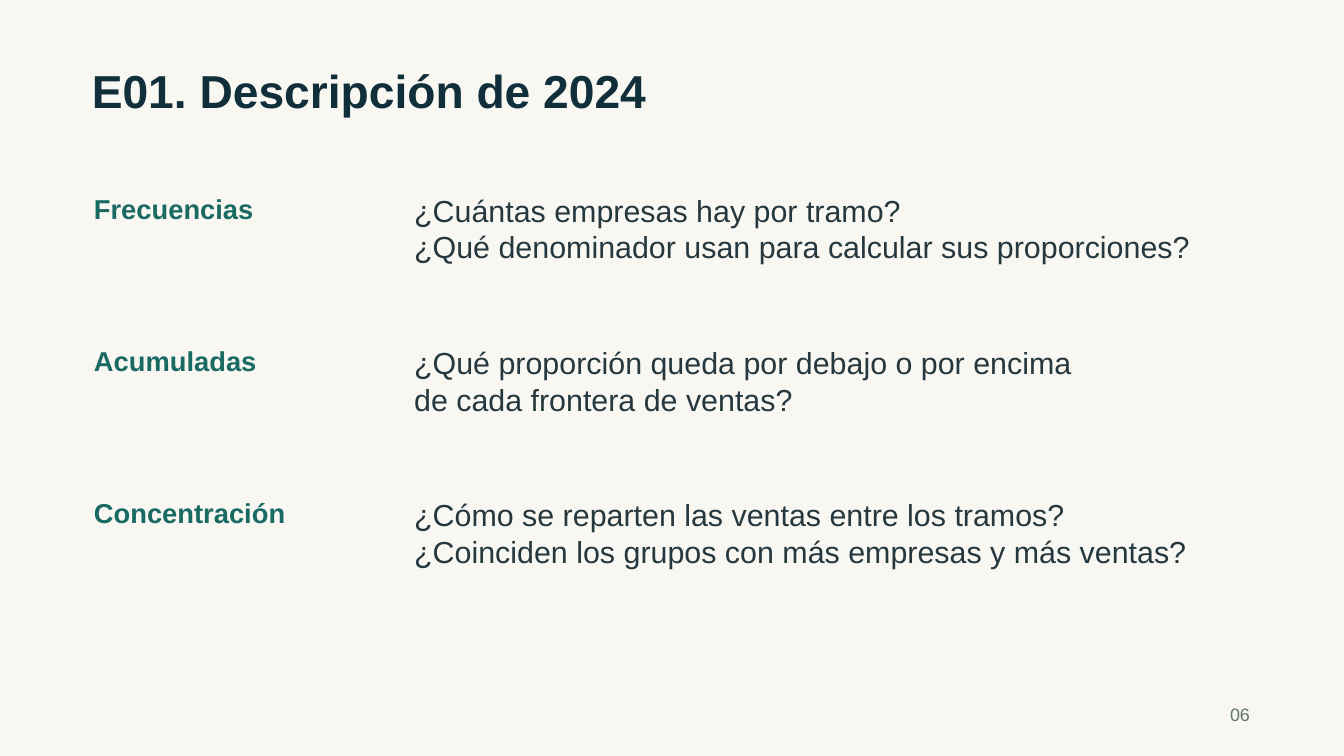
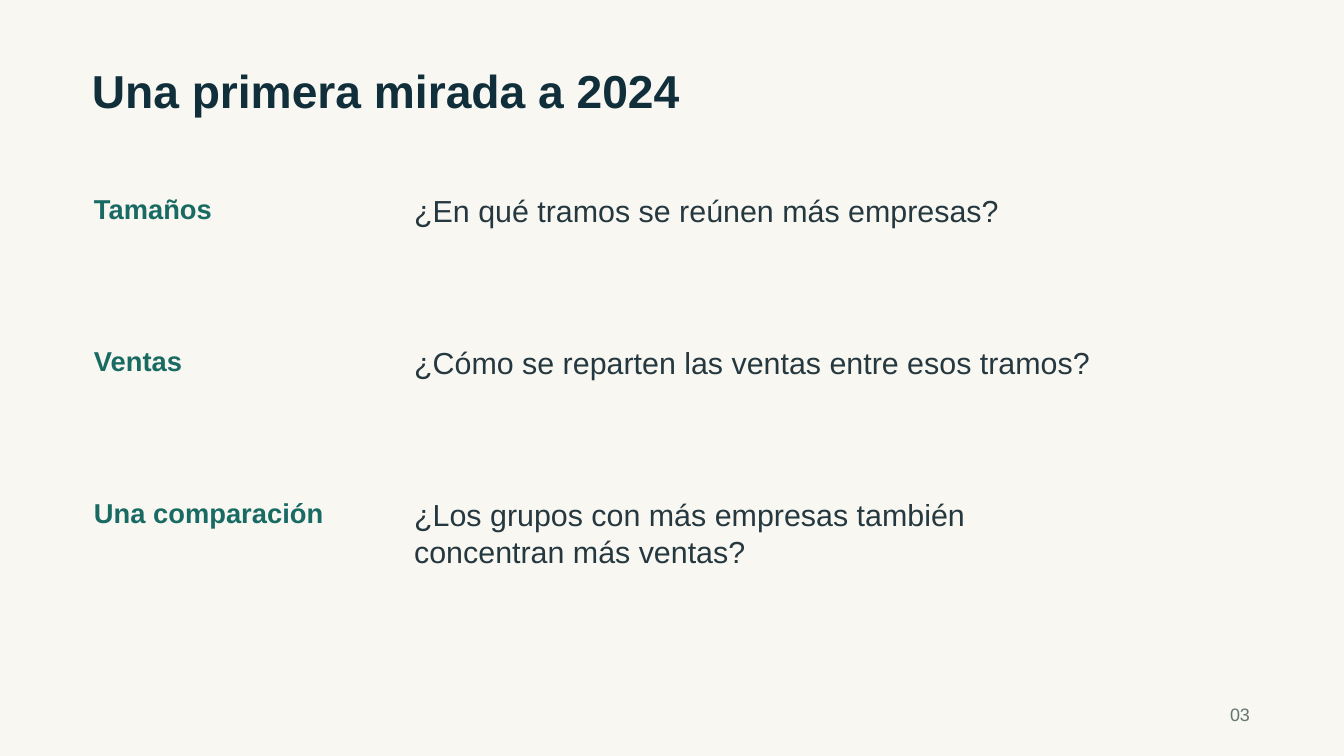
Before and after one commit to nicogarrido/complexity-economics-ai-curso, a slide deck: slide 3 of presentacion/Desafio_01_empresas_chilenas.pptx (slide 6 before the commit). Drawn at 1344x756 pixels with LibreOffice and Linux fonts; fonts in the diff are those of the drawing. Boxes give left, top, right and bottom in pixels: in the first picture for what was removed or moved away, otherwise in the second. Text is boxed around its words. In the diff, an @@ line names an element or a change of style, - is before the commit and + after.

```diff
--- a/presentacion/Desafio_01_empresas_chilenas.pptx
+++ b/presentacion/Desafio_01_empresas_chilenas.pptx
@@ text at box(92, 74, 680, 118): text changed @@
-E01. Descripción de 2024
+Una primera mirada a 2024
@@ text at box(94, 199, 212, 220): text changed @@
-Frecuencias
+Tamaños
@@ text at box(414, 199, 998, 228): text changed @@
-¿Cuántas empresas hay por tramo?
-¿Qué denominador usan para calcular sus proporciones?
+¿En qué tramos se reúnen más empresas?
@@ text at box(94, 352, 182, 372): text changed @@
-Acumuladas
+Ventas
@@ text at box(414, 351, 1090, 380): text changed @@
-¿Qué proporción queda por debajo o por encima
-de cada frontera de ventas?
+¿Cómo se reparten las ventas entre esos tramos?
@@ text at box(94, 503, 323, 528): text changed @@
-Concentración
+Una comparación
@@ text at box(414, 503, 965, 564): text changed @@
-¿Cómo se reparten las ventas entre los tramos?
-¿Coinciden los grupos con más empresas y más ventas?
+¿Los grupos con más empresas también
+concentran más ventas?
@@ text at box(1230, 708, 1250, 721): text changed @@
-06
+03
```
Also in this commit, not shown: 4 other slides changed, 2 slides added, 7 slides removed, 3 other files.
